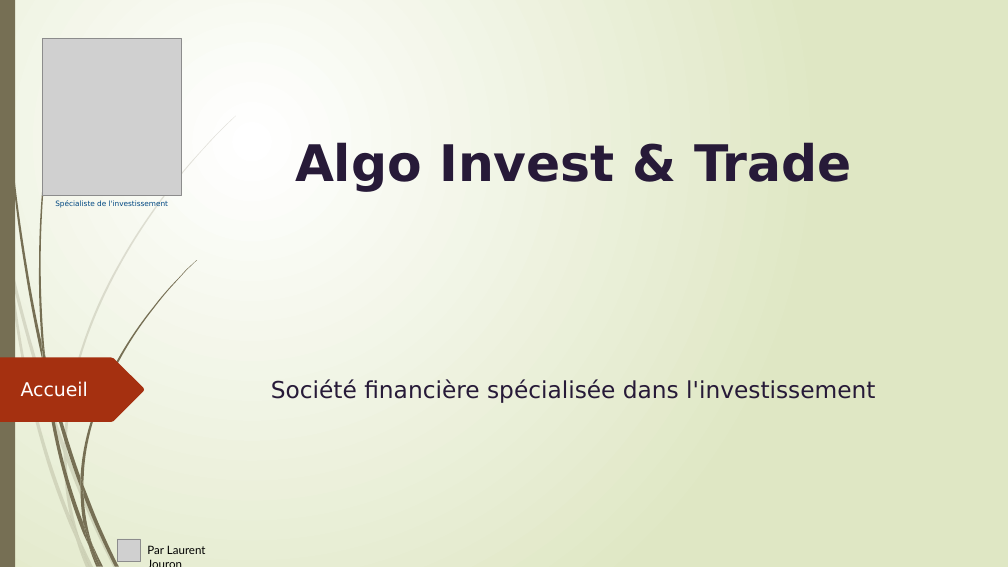
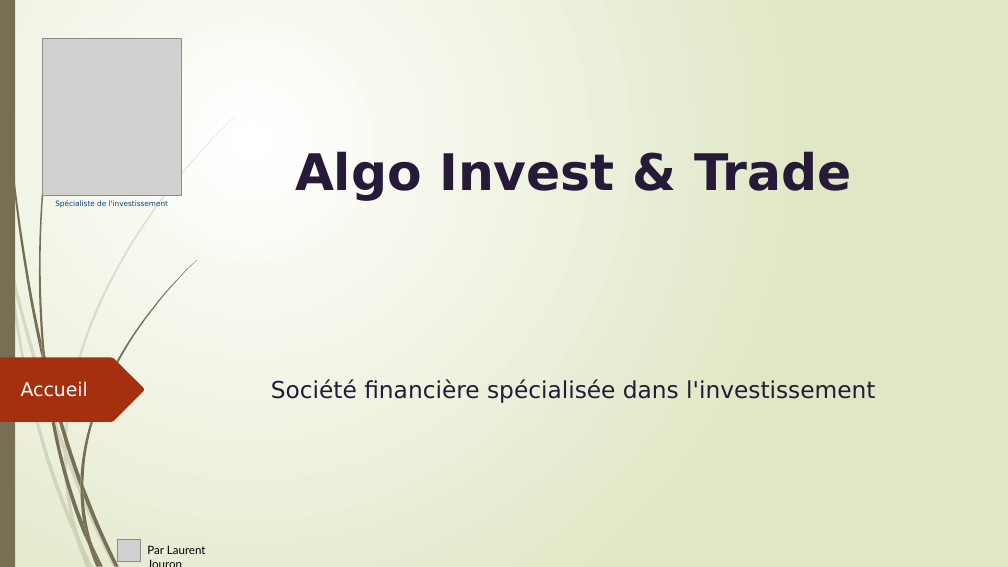
Before and after one commit to LaurentJouron/Python_algo_invest_trade, a slide deck: slide 1 of pptx/algo invest.pptx. Drawn at 1008x567 pixels with LibreOffice and Linux fonts; fonts in the diff are those of the drawing; grey boxes stand for pictures. Boxes give left, top, right and bottom in pixels: in the first picture for what was removed or moved away, otherwise in the second. Text is boxed around its words. In the diff, an @@ line names an element or a change of style, - is before the commit and + after.

Commit message:
path pptx -> remove optimized and fusion with algo invest.pptx

```diff
--- a/pptx/algo invest.pptx
+++ b/pptx/algo invest.pptx
@@ text "Algo Invest & Trade": place and size @@
-text "Algo Invest & Trade" at (295,142,852,192)
+text "Algo Invest & Trade" at (295,151,852,201)
```
Also in this commit, not shown: 5 other slides changed, 4 slides added, 2 slides removed, 6 other files.
